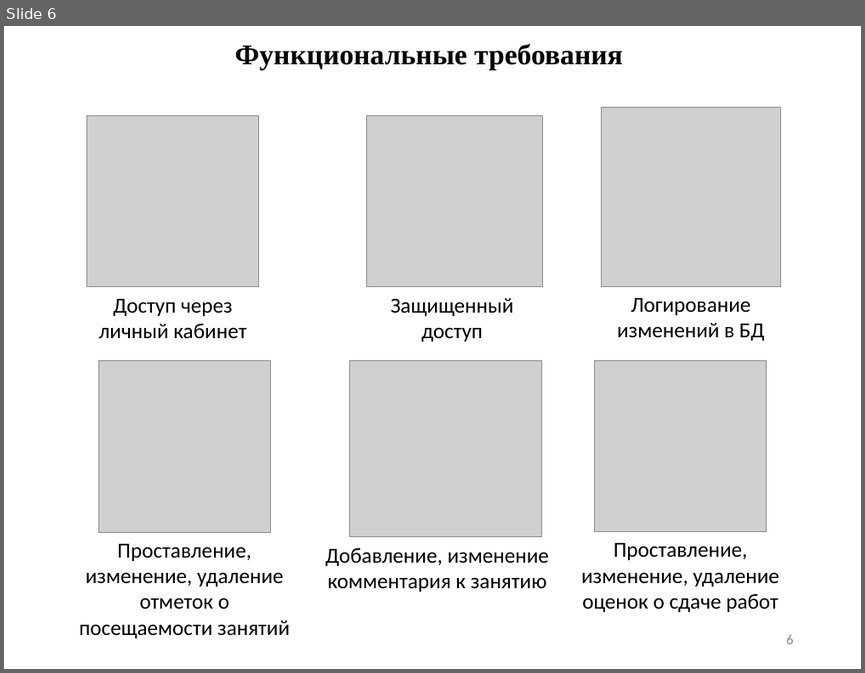
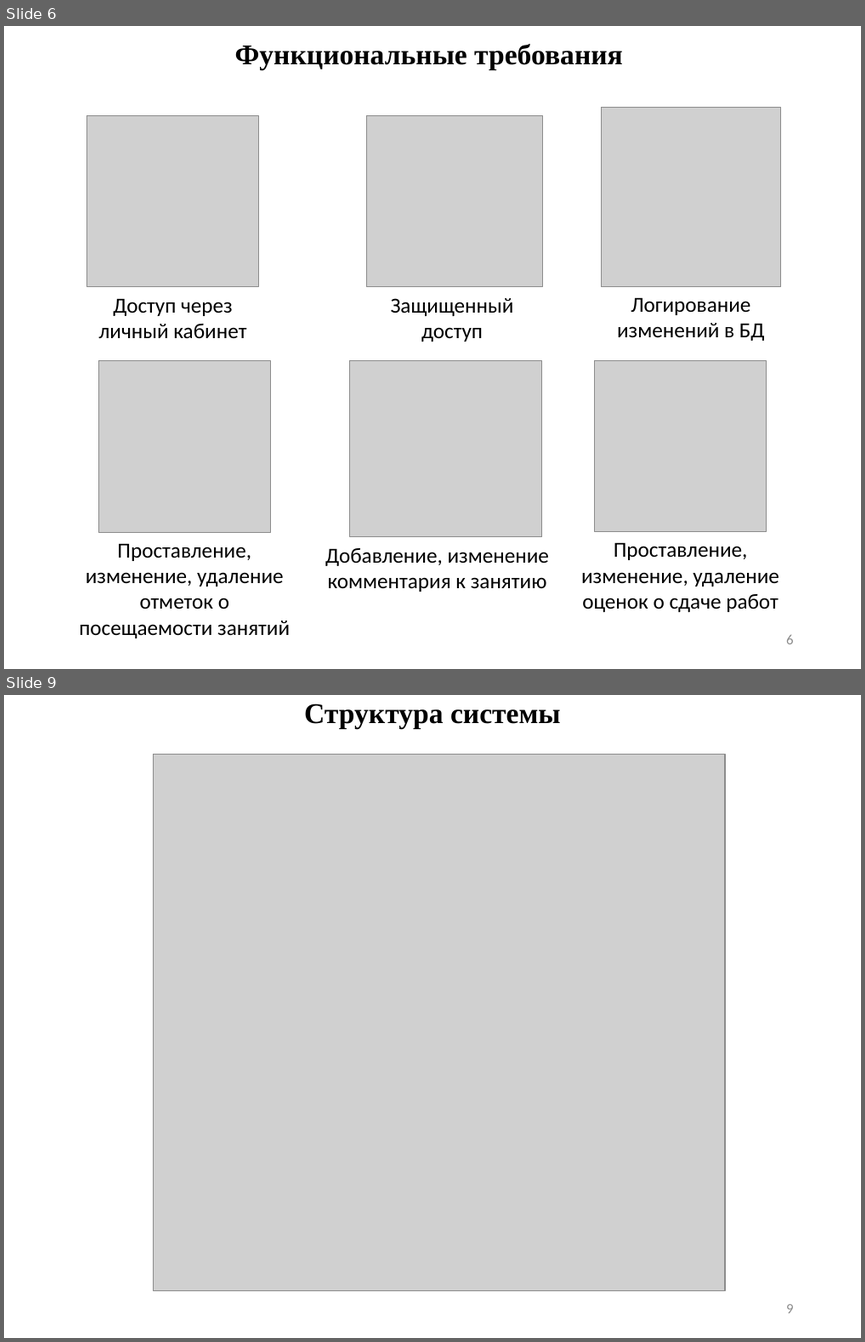
Before and after one commit to kuskas112/Labs, a slide deck: ВКР/ВКР_Василения_21ПГ.pptx. Shown one above the other, each under a label of ours: slide 6 before the commit, slides 6 and 9 after it; the slides between them are not shown. The pictures are 865x673 and 865x1342 pixels, drawn with LibreOffice and Linux fonts; fonts in the diff are those of the drawing; grey boxes stand for pictures. Boxes give left, top, right and bottom in pixels: in the first picture for what was removed or moved away, otherwise in the second. Text is boxed around its words. In the diff, an @@ line names an element or a change of style, - is before the commit and + after.

```diff
--- a/ВКР/ВКР_Василения_21ПГ.pptx
+++ b/ВКР/ВКР_Василения_21ПГ.pptx
@@ slide 9 added at <box>4,695,861,1338</box>, background #FFFFFF @@
@@ text added at <box>304,703,561,729</box>, 24 pt, text #000000, bold @@
+Структура системы
@@ picture added at <box>154,755,726,1291</box> @@
@@ page number added at <box>786,1304,793,1313</box>, 12 pt, text #8C8C8C @@
+9
```
Also in this commit, not shown: 7 other slides added, 5 other files.
